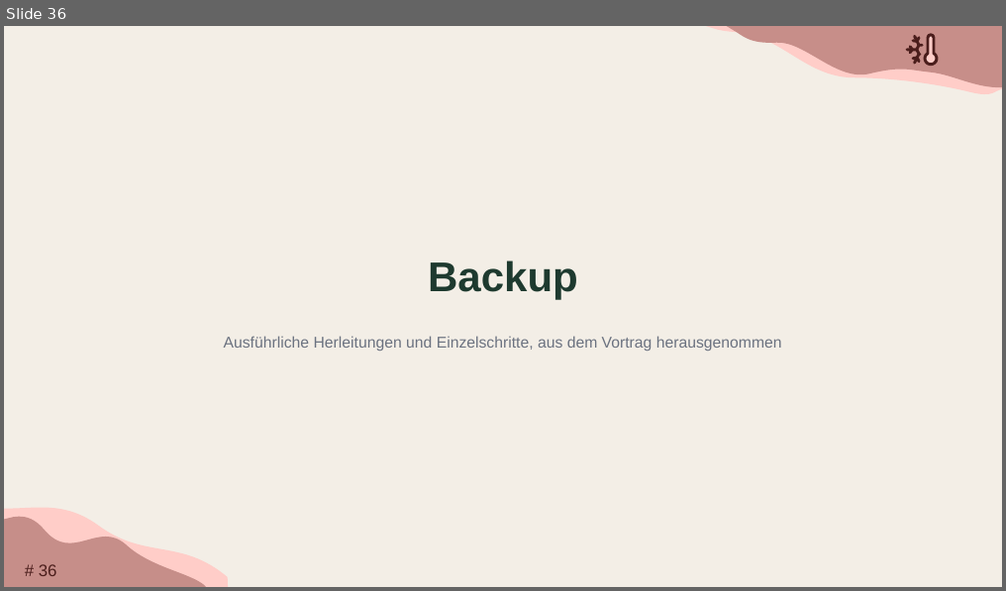
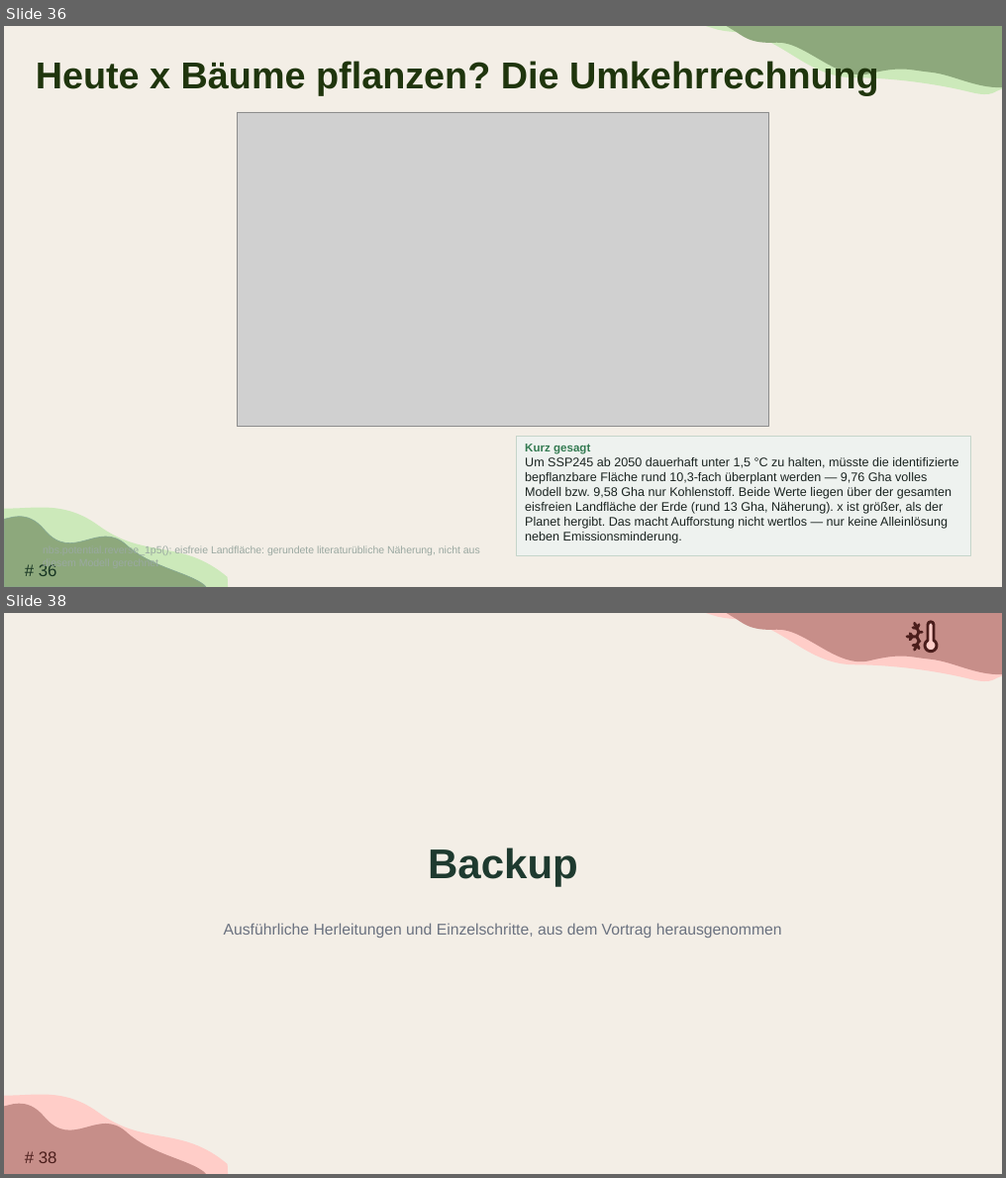
Before and after one commit to TimoDiepers/woodway, a slide deck: docs/slides/dissvortrag.pptx. Shown one above the other, each under a label of ours: slide 36 before the commit, slides 36 and 38 after it; the slides between them are not shown. The pictures are 1006x591 and 1006x1178 pixels, drawn with LibreOffice and Linux fonts; fonts in the diff are those of the drawing; grey boxes stand for pictures; background and template pictures are left out. Boxes give left, top, right and bottom in pixels: in the first picture for what was removed or moved away, otherwise in the second. Text is boxed around its words. In the diff, an @@ line names an element or a change of style, - is before the commit and + after.

```diff
--- a/docs/slides/dissvortrag.pptx
+++ b/docs/slides/dissvortrag.pptx
@@ slide 36 added at (4, 26, 1002, 587), background #F3EEE6; not listed: 1 template element that a slide beside it also shows @@
@@ freeform shape added at (706, 26, 1002, 135), fill #CCE9BA @@
@@ freeform shape added at (726, 26, 1002, 131), fill #8DA87C @@
@@ title added at (36, 59, 879, 95), 36 pt, text #1F350D, bold @@
+Heute x Bäume pflanzen? Die Umkehrrechnung
@@ picture added at (237, 112, 769, 427) @@
@@ rectangle added at (516, 436, 971, 556), fill #EEF2EF, outline #C5D5CA 1 pt, 12 pt, text #1A2320 @@
+Kurz gesagt
+Um SSP245 ab 2050 dauerhaft unter 1,5 °C zu halten, müsste die identifizierte bepflanzbare Fläche rund 10,3-fach überplant werden — 9,76 Gha volles Modell bzw. 9,58 Gha nur Kohlenstoff. Beide Werte liegen über der gesamten eisfreien Landfläche der Erde (rund 13 Gha, Näherung). x ist größer, als der Planet hergibt. Das macht Aufforstung nicht wertlos — nur keine Alleinlösung neben Emissionsminderung.
@@ freeform shape added at (4, 500, 228, 587), fill #CCE9BA @@
@@ freeform shape added at (4, 509, 206, 587), fill #8DA87C, outline #87A892 0.63 pt @@
@@ text added at (43, 546, 480, 570), 10 pt, text #9AA8A1 @@
+nbs.potential.reverse_1p5(); eisfreie Landfläche: gerundete literaturübliche Näherung, nicht aus diesem Modell gerechnet
@@ what was slide 36 is now slide 38 @@
```
Also in this commit, not shown: 4 other slides added.
